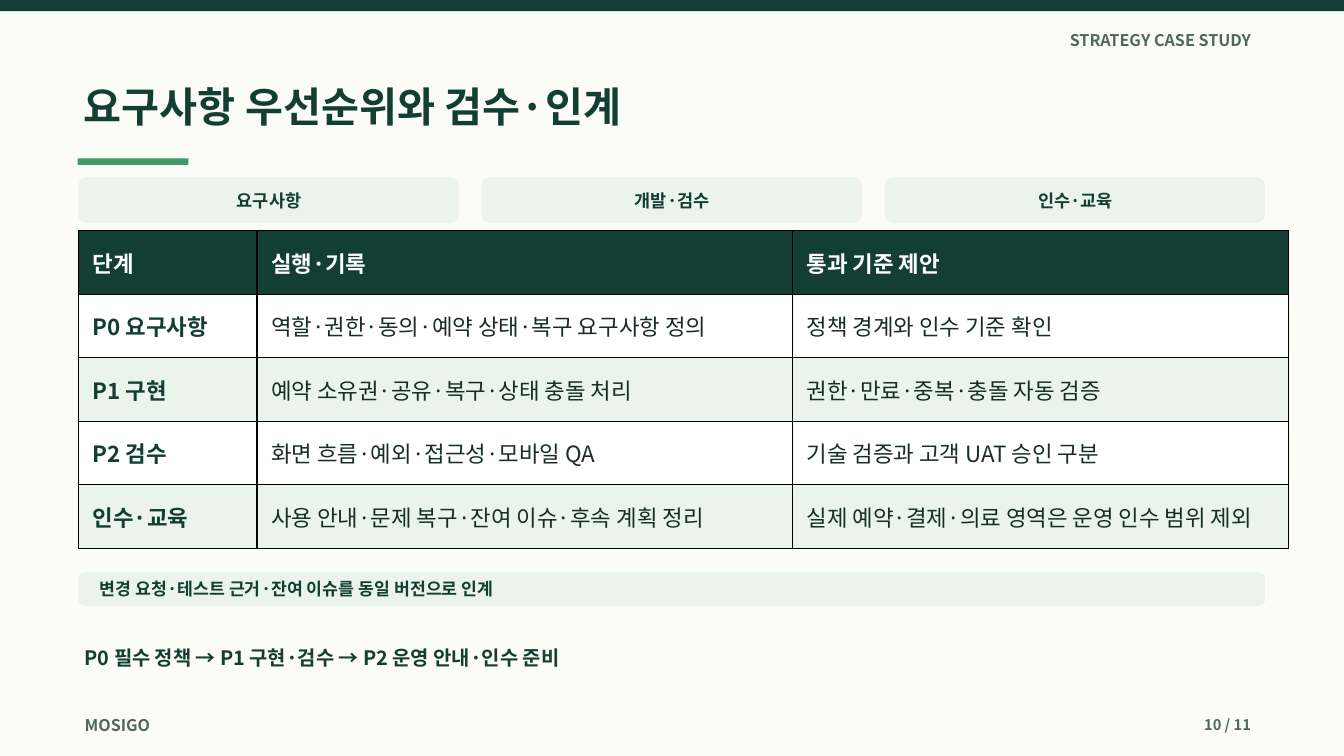
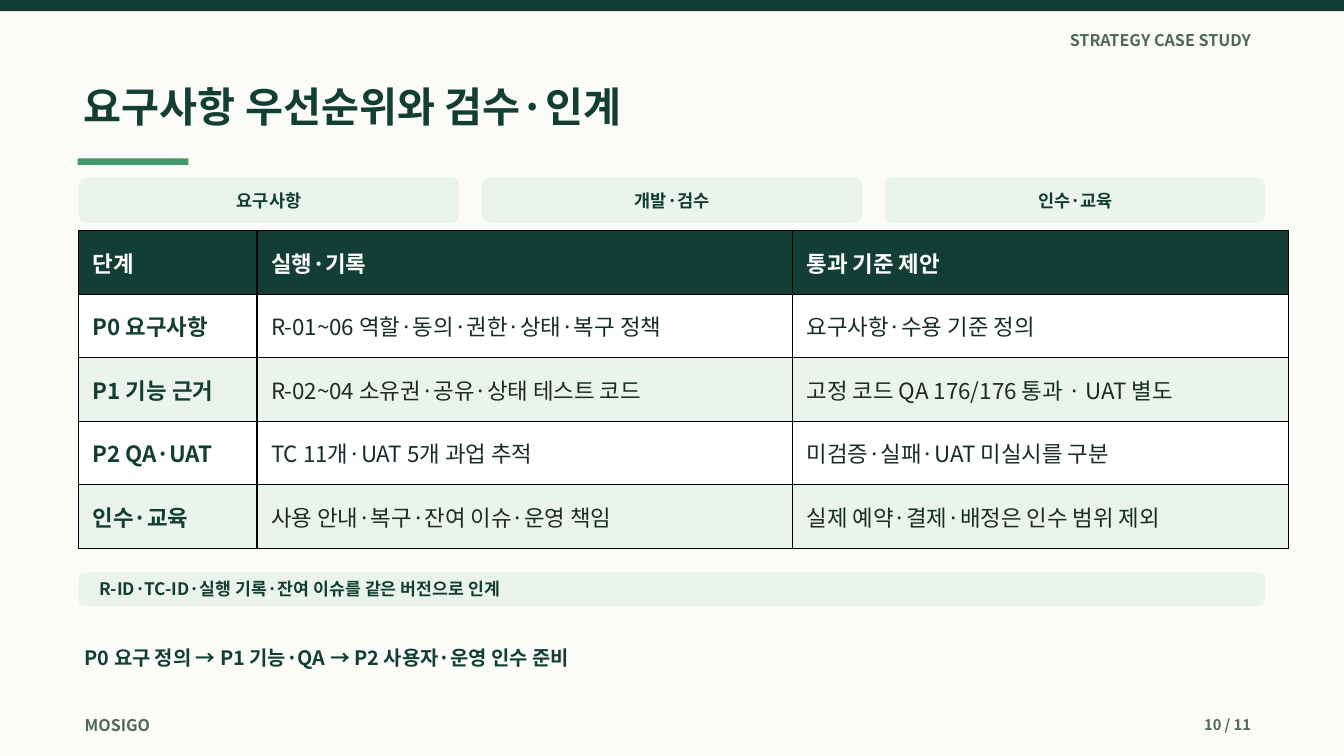
Before and after one commit to dohyunkimmm/mosigo-case-study, a slide deck: slide 10 of downloads/mosigo_report.pptx. Drawn at 1344x756 pixels with LibreOffice and Linux fonts; fonts in the diff are those of the drawing. Boxes give left, top, right and bottom in pixels: in the first picture for what was removed or moved away, otherwise in the second. Text is boxed around its words. In the diff, an @@ line names an element or a change of style, - is before the commit and + after.

```diff
--- a/downloads/mosigo_report.pptx
+++ b/downloads/mosigo_report.pptx
@@ table at [79,231,1289,548] @@
-row 2, column 2: 역할·권한·동의·예약 상태·복구 요구사항 정의
+row 2, column 2: R-01~06 역할·동의·권한·상태·복구 정책
-row 2, column 3: 정책 경계와 인수 기준 확인
+row 2, column 3: 요구사항·수용 기준 정의
-row 3: P1 구현 | 예약 소유권·공유·복구·상태 충돌 처리 | 권한·만료·중복·충돌 자동 검증
+row 3: P1 기능 근거 | R-02~04 소유권·공유·상태 테스트 코드 | 고정 코드 QA 176/176 통과 · UAT 별도
-row 4: P2 검수 | 화면 흐름·예외·접근성·모바일 QA | 기술 검증과 고객 UAT 승인 구분
+row 4: P2 QA·UAT | TC 11개·UAT 5개 과업 추적 | 미검증·실패·UAT 미실시를 구분
-row 5, column 2: 사용 안내·문제 복구·잔여 이슈·후속 계획 정리
+row 5, column 2: 사용 안내·복구·잔여 이슈·운영 책임
-row 5, column 3: 실제 예약·결제·의료 영역은 운영 인수 범위 제외
+row 5, column 3: 실제 예약·결제·배정은 인수 범위 제외
@@ text at [100,580,500,597]: text changed @@
-변경 요청·테스트 근거·잔여 이슈를 동일 버전으로 인계
+R-ID·TC-ID·실행 기록·잔여 이슈를 같은 버전으로 인계
@@ text at [85,648,569,669]: text changed @@
-P0 필수 정책 → P1 구현·검수 → P2 운영 안내·인수 준비
+P0 요구 정의 → P1 기능·QA → P2 사용자·운영 인수 준비
```
Also in this commit, not shown: 2 other slides changed, 7 other files.
